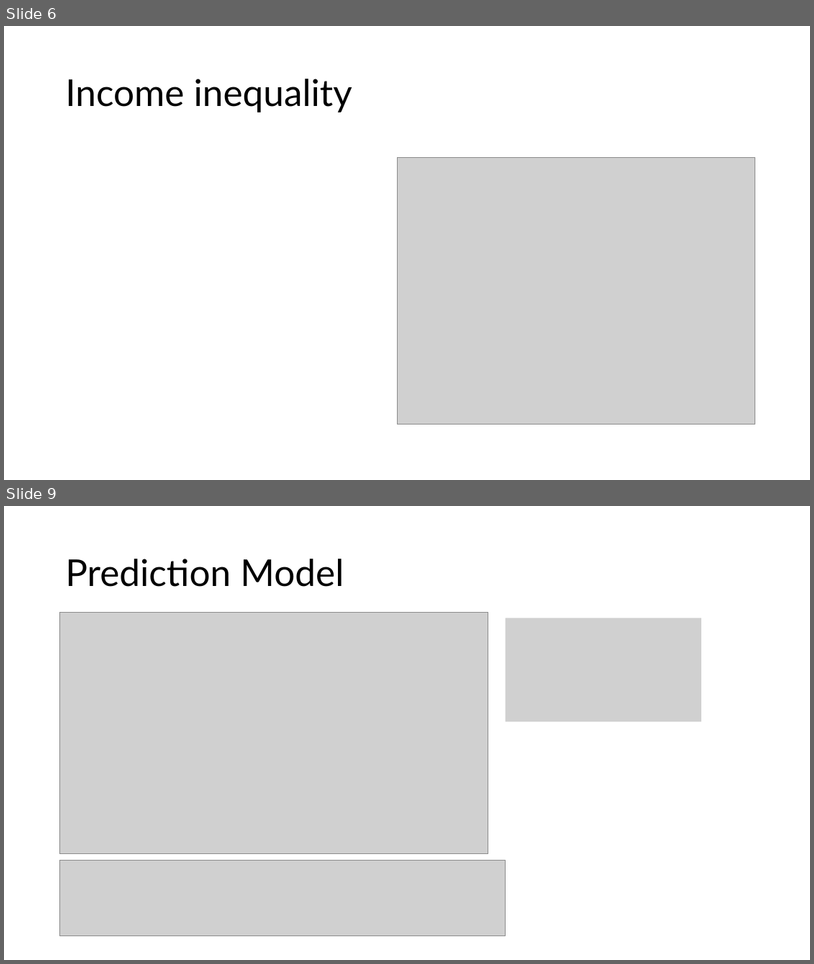
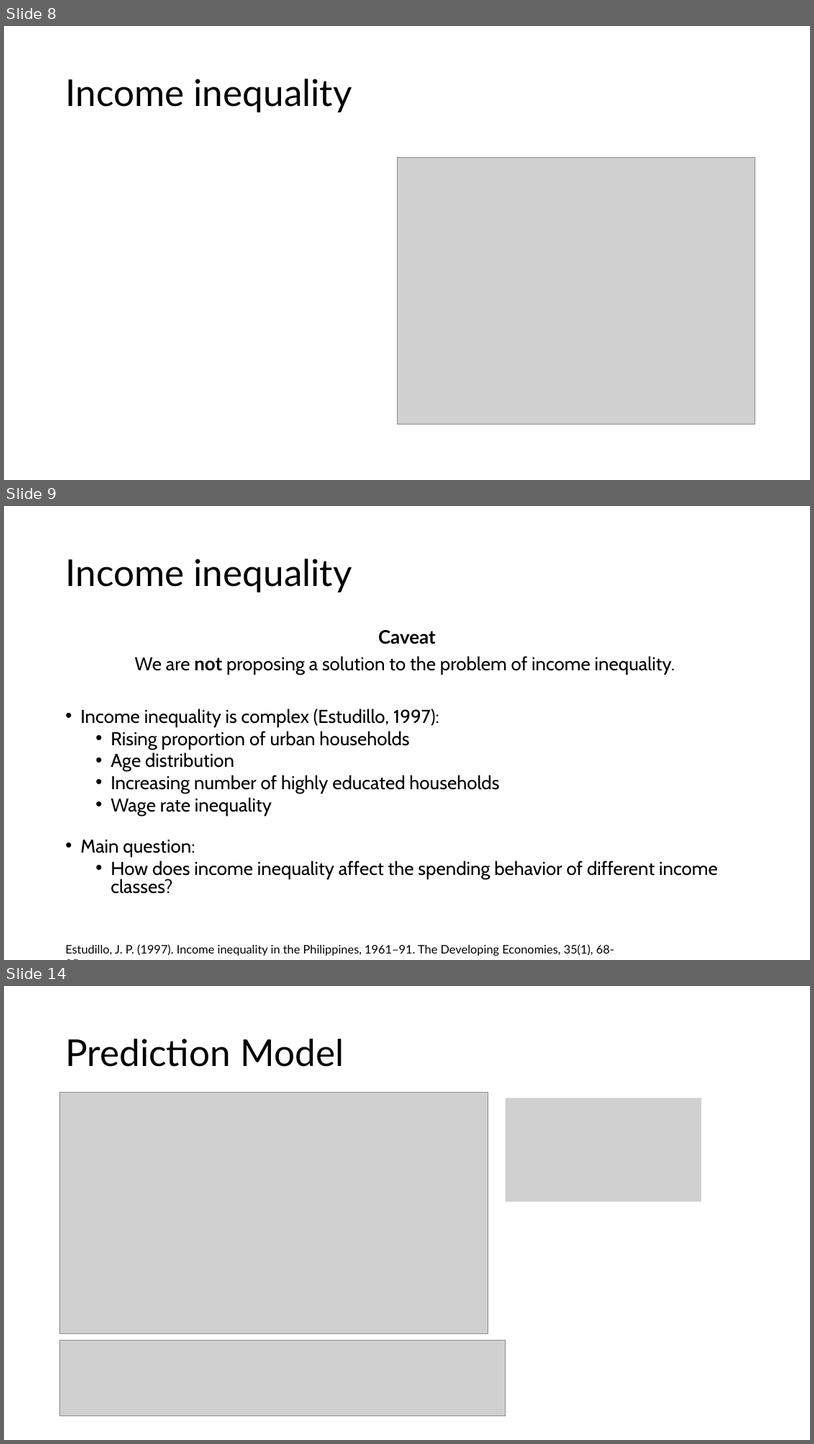
Before and after one commit to xxtofff/App_Physics_157, a slide deck: Coding Project/presentation/Coding Project Presentation.pptx. Shown one above the other, each under a label of ours: slides 6 and 9 before the commit, slides 8, 9 and 14 after it; the slides between them are not shown. The pictures are 814x964 and 814x1444 pixels, drawn with LibreOffice and Linux fonts; fonts in the diff are those of the drawing; grey boxes stand for pictures. Boxes give left, top, right and bottom in pixels: in the first picture for what was removed or moved away, otherwise in the second. Text is boxed around its words. In the diff, an @@ line names an element or a change of style, - is before the commit and + after.

```diff
--- a/Coding Project/presentation/Coding Project Presentation.pptx
+++ b/Coding Project/presentation/Coding Project Presentation.pptx
@@ slide 9 added at (4, 506, 810, 960), background #FFFFFF @@
@@ title added at (65, 559, 352, 592), 44 pt, text #000000 @@
+Income inequality
@@ text added at (80, 630, 718, 893), 22.2 pt, text #000000 @@
+Caveat
+We are not proposing a solution to the problem of income inequality.
+• Income inequality is complex (Estudillo, 1997):
+  • Rising proportion of urban households
+  • Age distribution
+  • Increasing number of highly educated households
+  • Wage rate inequality
+  • Main question:
+    • How does income inequality affect the spending behavior of different income classes?
@@ text added at (65, 944, 615, 955), 14 pt, text #000000 @@
+Estudillo, J. P. (1997). Income inequality in the Philippines, 1961–91. The Developing Economies, 35(1), 68-95.
@@ what was slide 6 is now slide 8 @@
@@ what was slide 9 is now slide 14 @@
```
Also in this commit, not shown: 5 slides changed, 6 other slides added, 6 other files.
